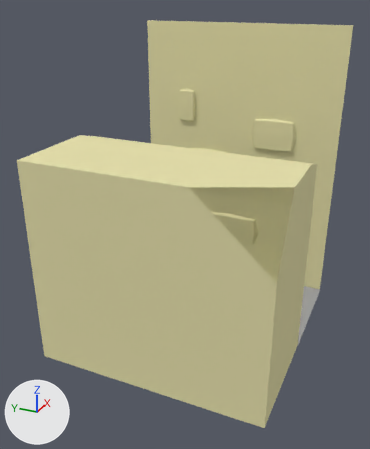
The Blender file data/blender/parkour_walls.blend as it was, and as the next commit left it.
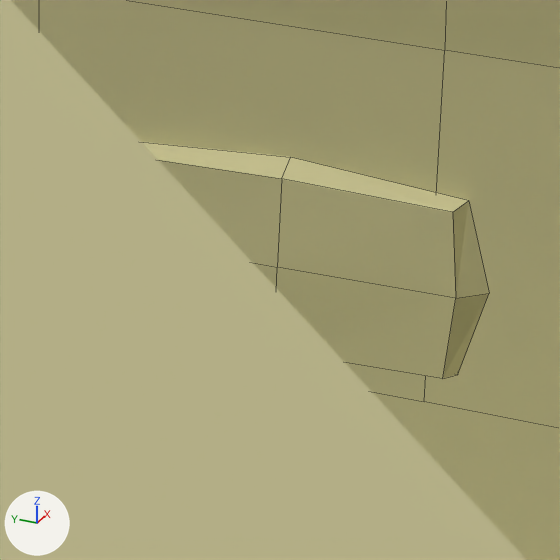
There are two pictures of each version: one whole from a camera (50 mm lens) standing at (-10.65, -3.94, 7.09) and looking at (-1.6, 0.13, 2.57), one close up on the part from 52% to 72% of the width and 43% to 60% of the height. Arrows for +X, +Y and +Z are at lower left; the lights stay in place. The close-ups show mesh edges as thin lines. Everything nearer to the camera than a plane just in front of the edit is cut away.

In view in the first close-up: 'Small wall'.
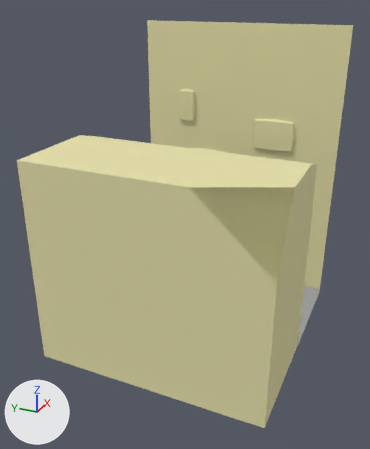
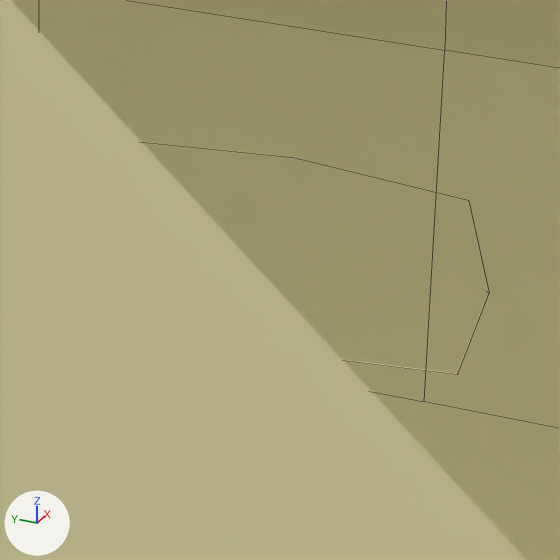
What the commit changed:
me_cube_001 is used by ob_small_wall; location (0.0, 0.0, 0.0); rotation (0.0, 0.0, 1.571), in degrees (0, 0, 90); scale (2.43, -1.29, 2.18).
me_cube_001 had 113 vertices, 104 faces and spanned x -1.0..1.0, y -2.98..-0.92, z -0.02..1.98.
me_cube_001 now has 86 vertices, 68 faces and spans x -1.0..1.0, y -2.98..-0.92, z -0.02..1.98.
Part 1, on me_cube_001:
9 vertices are removed from x -0.54..-0.1, y -1.04..-1.03, z 1.03..1.28.
12 faces are deleted.

Where the change shows, as pixel boxes (x1, y1, x2, y2) in the close-ups (560 x 560 px):
part 1 of me_cube_001, deleted (yellow): before (142, 142, 489, 379)
